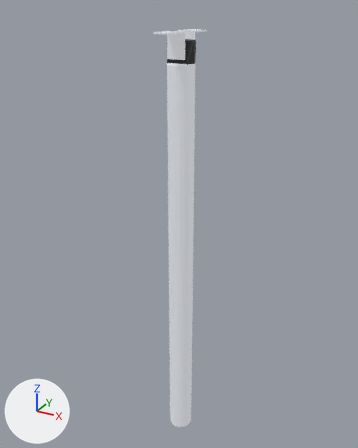
A saved change to the COLLADA model pandora_robots_description/gio/meshes/linear_actuator_link.dae.
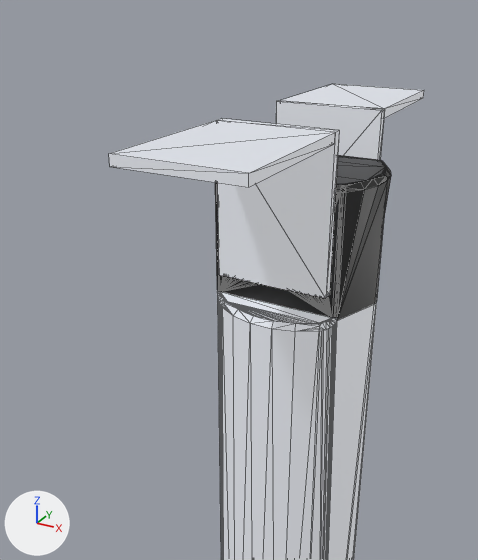
Old and new are each drawn whole from a 50 mm camera at (0.0772, -0.1417, 0.1617) aimed at (-0.0028, 0.0036, 0.0891) and again close up from a 50 mm camera at (0.0133, -0.031, 0.1606) aimed at (-0.001, -0.0049, 0.1475). Lighting does not change. The marker at lower left points along +X, +Y and +Z. The close-ups show mesh edges as thin lines. Vertices at the same position are counted once.

Before the edit, the objects in view are built like this:
```python
me_firgelli_002 = bpy.data.meshes.new('Firgelli.002')
me_firgelli_002.from_pydata(...)  # 1089 vertices, 1636 faces; spans x -0.005..0.004, y -0.011..0.012, z 0.0..0.155
# faces by material slot: [965, 671]
me_firgelli_002.materials.append(mat_aluminium)  # grey #adb2bd
me_firgelli_002.materials.append(mat_plastic_black)  # black #212121
ob_firgelli_001 = bpy.data.objects.new('Firgelli_001', me_firgelli_002)
ob_firgelli_001.location = (0.0, 0.0, 0.0)
```
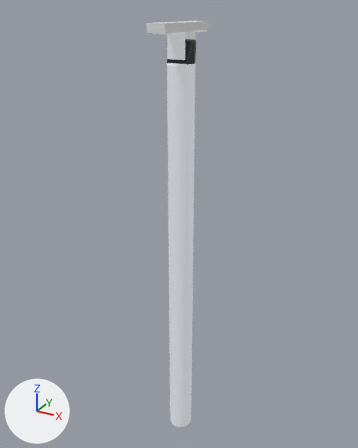
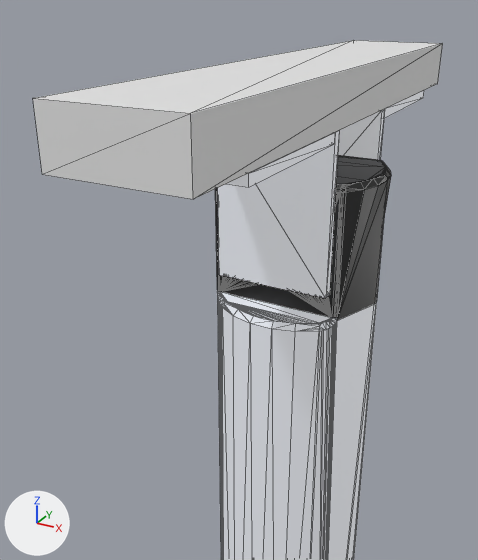
Changed parts and their boxes (x1, y1, x2, y2) in the close-ups (478 x 560 px; the box of a moved part takes in the faces that stretch with it):
'Firgelli_001', reshaped
    before: (109, 84, 424, 560)
    after: (33, 40, 443, 560)
part 1 of me_firgelli_002, added
    after: (33, 40, 443, 199)
part 2 of me_firgelli_002, moved or reshaped
    both: (220, 157, 391, 331)

Edits to the bpy script that builds the scene:
```text
Add mat_plain:
    mat_plain = principled_material('Plain')
    mat_plain.base_color = (0.8, 0.8, 0.8)  # white #e7e7e7
    mat_plain.roughness = 0.59
Change me_firgelli_002:
    used by ob_firgelli_001; location = (0.0, 0.0, 0.0)
    remove me_firgelli_002.from_pydata(...)  # 1089 vertices, 1636 faces; spans x -0.005..0.004, y -0.011..0.012, z 0.0..0.155
    add me_firgelli_002.from_pydata(...)  # 1097 vertices, 1648 faces; spans x -0.005..0.004, y -0.015..0.015, z 0.0..0.157
    me_firgelli_002 part 1: a new loose piece, a box spanning x -0.003..0.003, y -0.015..0.015, z 0.1549..0.1574, in mat_plain (white #e7e7e7)
    me_firgelli_002 part 2
    164 faces are deleted
    8 vertices move within x -0.004..0.002, y -0.003..0.004, z 0.145..0.152
    53 new faces join them, mat_aluminium (grey #adb2bd)
    111 new faces join them, mat_plastic_black (black #212121)
    add me_firgelli_002.materials.append(mat_plain)  # white #e7e7e7
```
